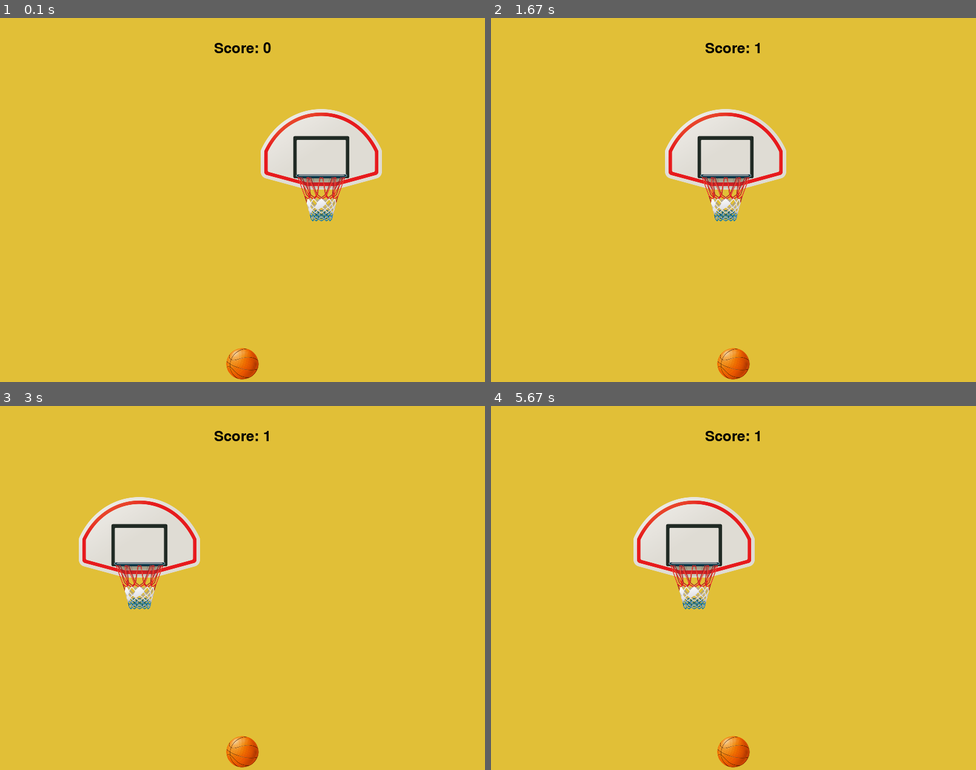
Above: before the commit, frames 1-4 (two rows, left to right).
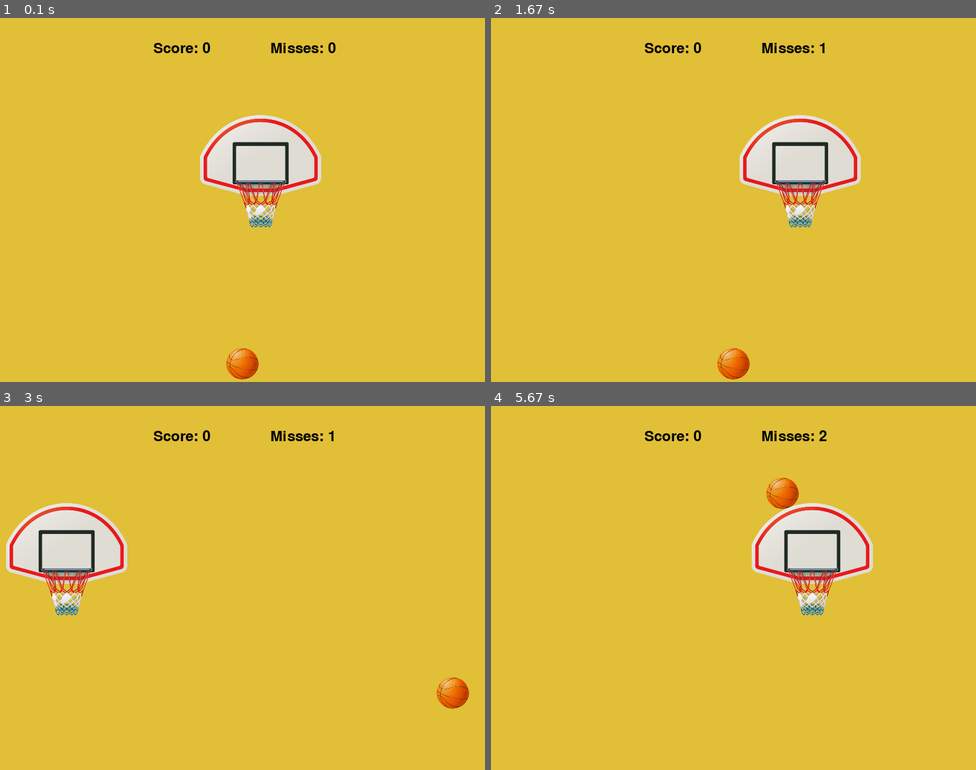
Above: after the commit, the same moments.

Repository: ibaragozz/lesson9-pygame
Game: pygame game, started from main.py
Same seed, same stepped clock (60 frames per second), same inputs: the game is played once before the commit and once after it.
Inputs (mouse positions are in pixels of both pictures, inside the frame that each line leads up to):
- Up to frame 1 (0.1 s): no input
- Up to frame 2 (1.67 s): click (888, 189) at 0.38 s
- Up to frame 3 (3 s): click (300, 620) at 1.72 s
- Up to frame 4 (5.67 s): click (578, 624) at 4.38 s

The runs differ from the first frame. In frame 1, 7.4% of the frame differs, in the area x 31-79%, y 6-58%; in frame 2, 8.2%; in frame 3, 9.0%; in frame 4, 11%, in the area x 29-79%, y 6-100%.

Commit message:
jobs done HA 3

Diff:
--- a/main.py
+++ b/main.py
@@ -21,15 +21,20 @@
 basket_rect = basket_img.get_rect()
 
 # Параметры мяча и корзины
+BALL_SPEED_CONSTANT = 15  # Константа силы броска
 ball_speed = [0, 0]
 ball_pos = [WIDTH // 2, HEIGHT - ball_rect.height // 2]
 is_ball_thrown = False
-basket_pos = [WIDTH // 2, HEIGHT // 4]
+basket_pos = [WIDTH // 2 - basket_rect.width // 2, HEIGHT // 4 + 10]  # Центрирование корзины и смещение вниз на 10 пикселей
 basket_speed = 5
 score = 0
 misses = 0
 basket_moving_right = True
 max_misses = 10
+
+# Определение границ кольца
+ring_top = basket_pos[1] + 100  # Верх кольца (80 пикселей от нижнего края)
+ring_bottom = ring_top + 20    # Нижняя граница кольца (примерное значение для высоты кольца)
 
 # Функция для отображения текста на экране
 def draw_text(text, font, color, surface, x, y):
@@ -49,8 +54,11 @@
 
         if event.type == pygame.MOUSEBUTTONDOWN and not is_ball_thrown:
             mouse_x, mouse_y = pygame.mouse.get_pos()
-            ball_speed[0] = (mouse_x - ball_pos[0]) / 10
-            ball_speed[1] = (mouse_y - ball_pos[1]) / 10
+            dx = mouse_x - ball_pos[0]
+            dy = mouse_y - ball_pos[1]
+            distance = math.hypot(dx, dy)
+            ball_speed[0] = (dx / distance) * BALL_SPEED_CONSTANT
+            ball_speed[1] = (dy / distance) * BALL_SPEED_CONSTANT
             is_ball_thrown = True
 
     # Обновление позиции мяча
@@ -58,12 +66,23 @@
         ball_pos[0] += ball_speed[0]
         ball_pos[1] += ball_speed[1]
 
+        # Проверка на столкновение с вертикальными границами экрана
+        if ball_pos[0] <= 0 or ball_pos[0] >= WIDTH:
+            ball_speed[0] = -ball_speed[0]
+
         # Проверка на столкновение с потолком
         if ball_pos[1] <= 0:
             ball_speed[1] = -ball_speed[1]  # Отскок от потолка
 
-        # Проверка на попадание в корзину
-        if basket_rect.collidepoint(ball_pos[0], ball_pos[1]):
+        # Проверка на попадание в нижнюю часть корзины (отскок)
+        if (basket_pos[0] < ball_pos[0] < basket_pos[0] + basket_rect.width and
+            ring_top < ball_pos[1] < ring_bottom):
+            ball_speed[1] = -ball_speed[1]  # Отскок от нижней части кольца
+
+        # Проверка на попадание в корзину сверху (засчитывание очка)
+        if (basket_pos[0] < ball_pos[0] < basket_pos[0] + basket_rect.width and
+            ball_pos[1] < ring_top and
+            ball_speed[1] < 0):  # Мяч должен двигаться вверх
             score += 1
             is_ball_thrown = False
             ball_pos = [WIDTH // 2, HEIGHT - ball_rect.height // 2]
@@ -92,9 +111,10 @@
     screen.blit(basket_img, basket_rect)
     screen.blit(ball_img, (ball_pos[0] - ball_rect.width // 2, ball_pos[1] - ball_rect.height // 2))
 
-    # Отображение счета
+    # Отображение счета и промахов
     font = pygame.font.Font(None, 36)
-    draw_text(f"Score: {score}", font, (0, 0, 0), screen, WIDTH // 2, 50)
+    draw_text(f"Score: {score}", font, (0, 0, 0), screen, WIDTH // 2 - 100, 50)
+    draw_text(f"Misses: {misses}", font, (0, 0, 0), screen, WIDTH // 2 + 100, 50)
 
     # Проверка на окончание игры
     if misses >= max_misses:
